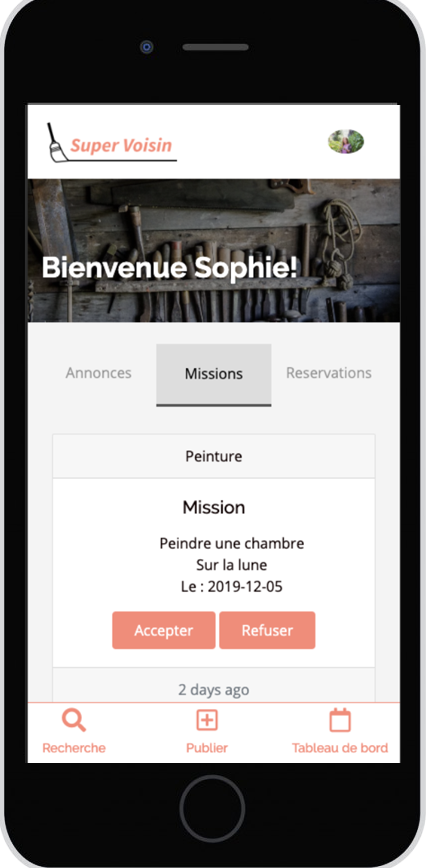
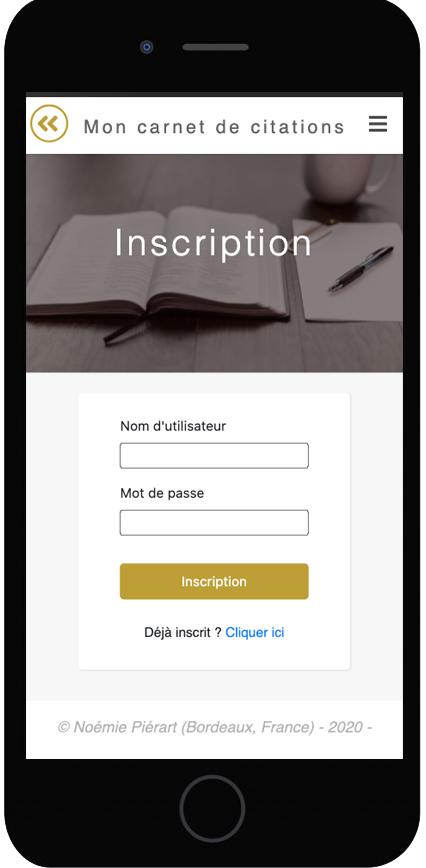
Before/after of a 426×868 layered artwork. What changed in the layer stack:
hid "Calque 10" over [25, 105, 401, 763]
showed "Calque 2" over [26, 92, 403, 759]
